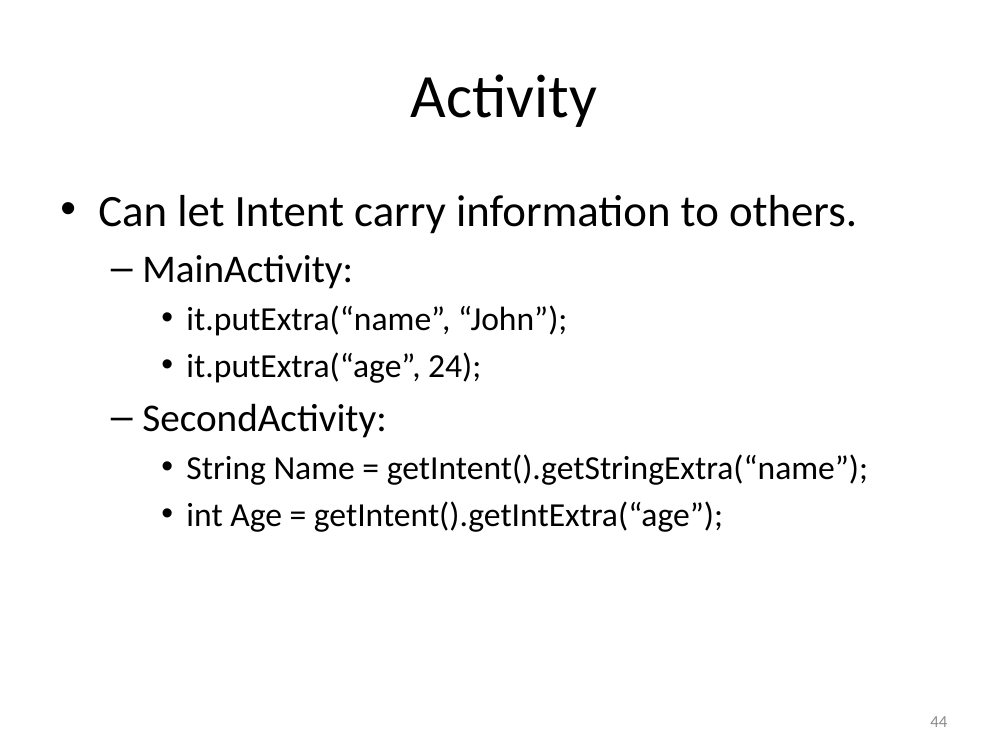
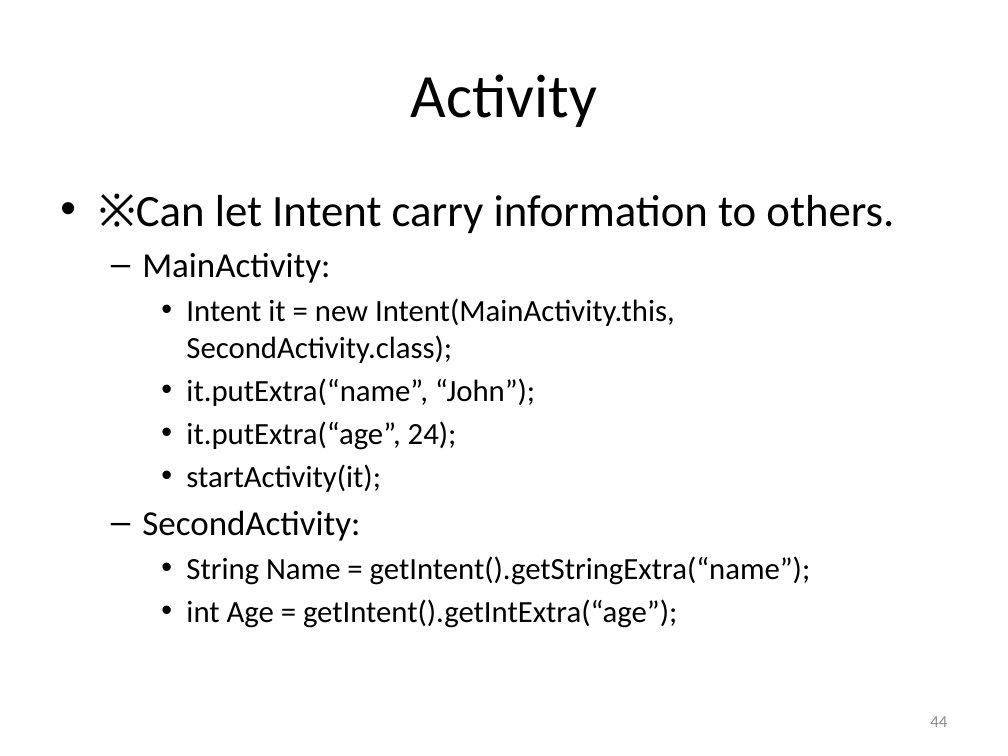
Before and after one commit to hs9021401/FIT_Android, a slide deck: slide 44 of The introduction of Android.pptx. Drawn at 1008x756 pixels with LibreOffice and Linux fonts; fonts in the diff are those of the drawing. Boxes give left, top, right and bottom in pixels: in the first picture for what was removed or moved away, otherwise in the second. Text is boxed around its words. In the diff, an @@ line names an element or a change of style, - is before the commit and + after.

```diff
--- a/The introduction of Android.pptx
+++ b/The introduction of Android.pptx
@@ text at [136,195,894,234]: text changed @@
-• Can let Intent carry information to others.
+• ※Can let Intent carry information to others.
@@ text at [142,253,811,628]: size 28 to 25 pt in "MainActivity:", "SecondActivity:"; size 24 to 22 pt in "it.putExtra(“name”, “John”);", "it.putExtra(“age”, 24);", "String Name = getIntent().getStringExtra(“name”);", "int Age = getIntent().getIntExtra(“age”);" @@
@@ text at [186,298,675,363]: paragraph added @@
+    • Intent it = new Intent(MainActivity.this, SecondActivity.class);
@@ text at [186,464,381,492]: paragraph added @@
+    • startActivity(it);
```
Also in this commit, not shown: 27 other slides changed, 29 other files.
